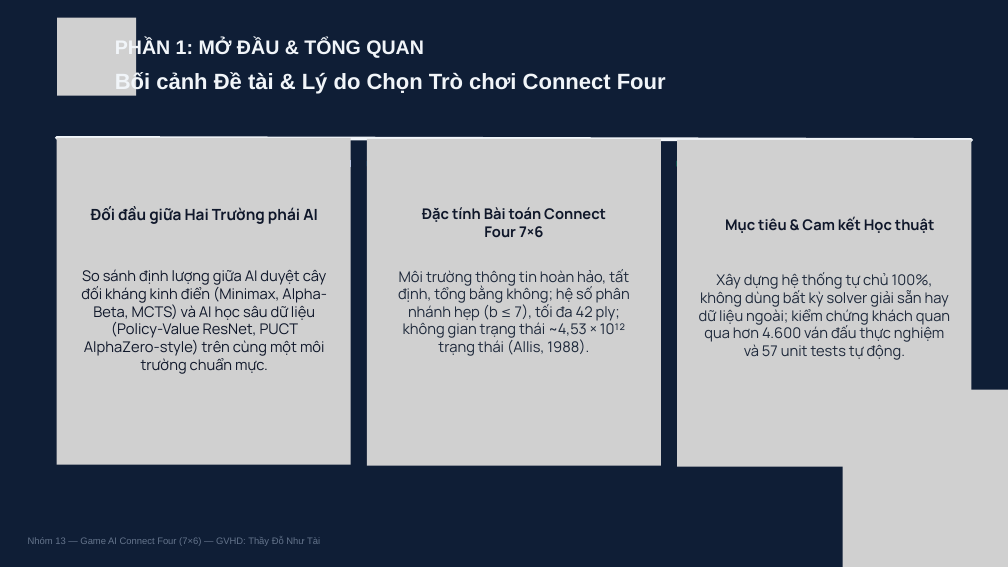
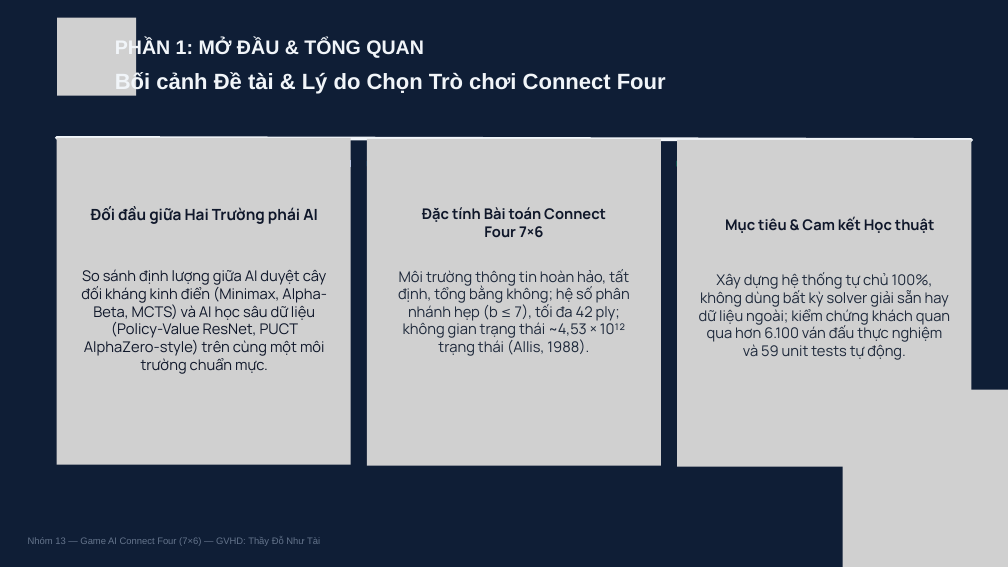
Before and after one commit to BMT0306/ConnectFour_7X6_AdvanceAi_ThayTai_Nhom13, a slide deck: slide 3 of docs/SLIDE_THUYET_TRINH_CONNECT_FOUR_NHOM13.pptx. Drawn at 1008x567 pixels with LibreOffice and Linux fonts; fonts in the diff are those of the drawing; grey boxes stand for pictures. Boxes give left, top, right and bottom in pixels: in the first picture for what was removed or moved away, otherwise in the second. Text is boxed around its words. In the diff, an @@ line names an element or a change of style, - is before the commit and + after.

Commit message:
chore: fix RUN_FAST test count (59) and polish PPTX slides 3, 19, 27 layout

```diff
--- a/docs/SLIDE_THUYET_TRINH_CONNECT_FOUR_NHOM13.pptx
+++ b/docs/SLIDE_THUYET_TRINH_CONNECT_FOUR_NHOM13.pptx
@@ text at box(699, 272, 950, 360): text changed @@
-Xây dựng hệ thống tự chủ 100%, không dùng bất kỳ solver giải sẵn hay dữ liệu ngoài; kiểm chứng khách quan qua hơn 4.600 ván đấu thực nghiệm và 57 unit tests tự động.
+Xây dựng hệ thống tự chủ 100%, không dùng bất kỳ solver giải sẵn hay dữ liệu ngoài; kiểm chứng khách quan qua hơn 6.100 ván đấu thực nghiệm và 59 unit tests tự động.
```
Also in this commit, not shown: 2 other slides changed, 1 other file.
